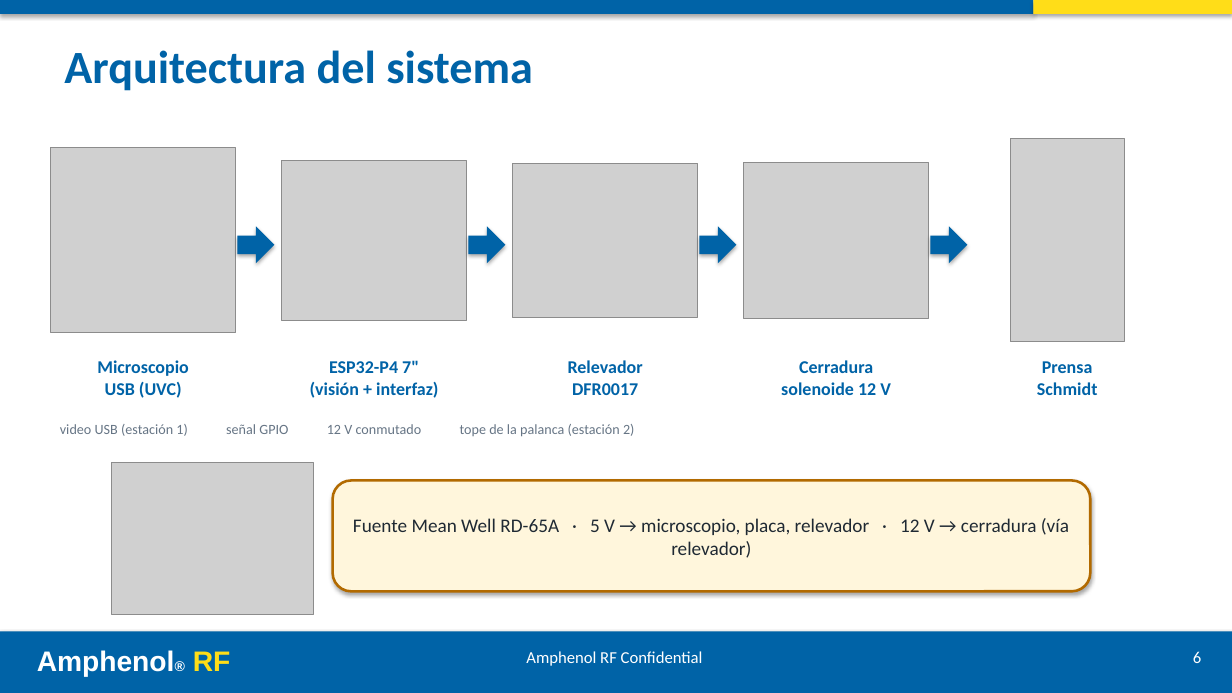
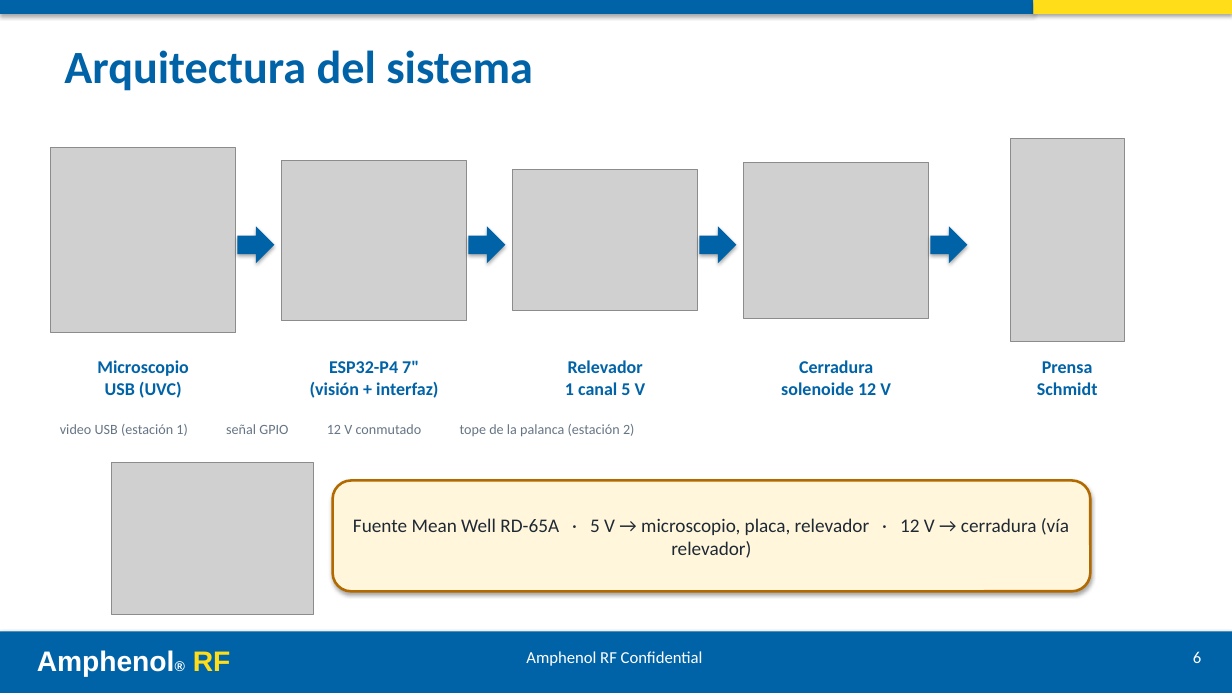
Before and after one commit to ricardosalmeron71-png/inspeccion-vision-solder-cap, a slide deck: slide 6 of docs/presentacion.pptx. Drawn at 1232x693 pixels with LibreOffice and Linux fonts; fonts in the diff are those of the drawing; grey boxes stand for pictures. Boxes give left, top, right and bottom in pixels: in the first picture for what was removed or moved away, otherwise in the second. Text is boxed around its words. In the diff, an @@ line names an element or a change of style, - is before the commit and + after.

```diff
--- a/docs/presentacion.pptx
+++ b/docs/presentacion.pptx
@@ picture: place and size @@
-picture at bbox=[513, 164, 698, 318]
+picture at bbox=[513, 170, 698, 311]
@@ text at bbox=[565, 382, 646, 395]: text changed @@
-DFR0017
+1 canal 5 V
```
Also in this commit, not shown: 3 other slides changed, 7 other files.
